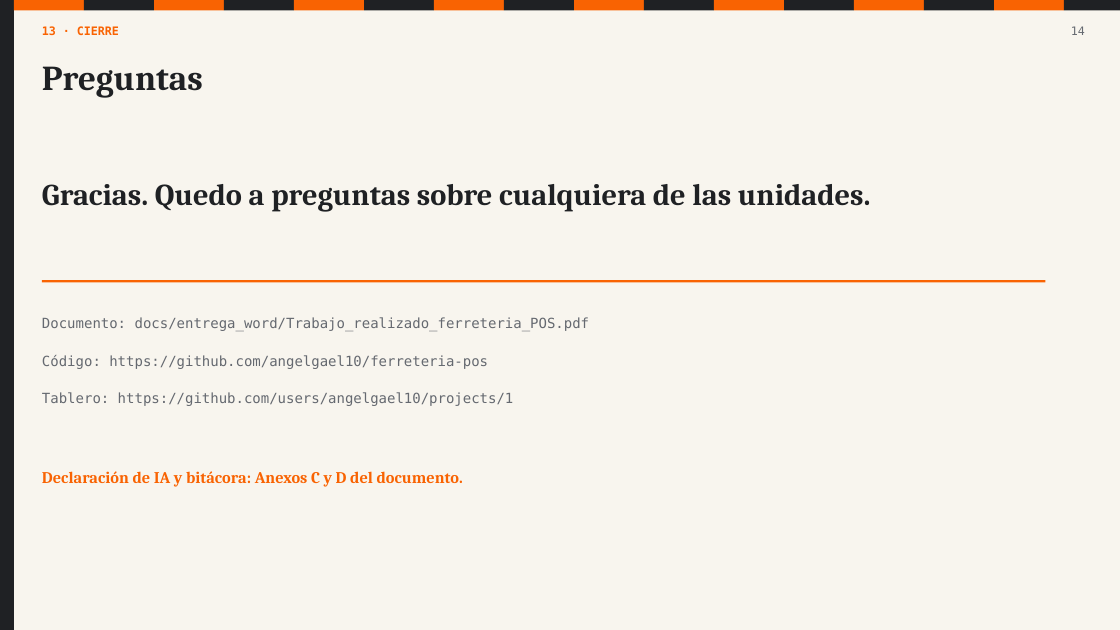
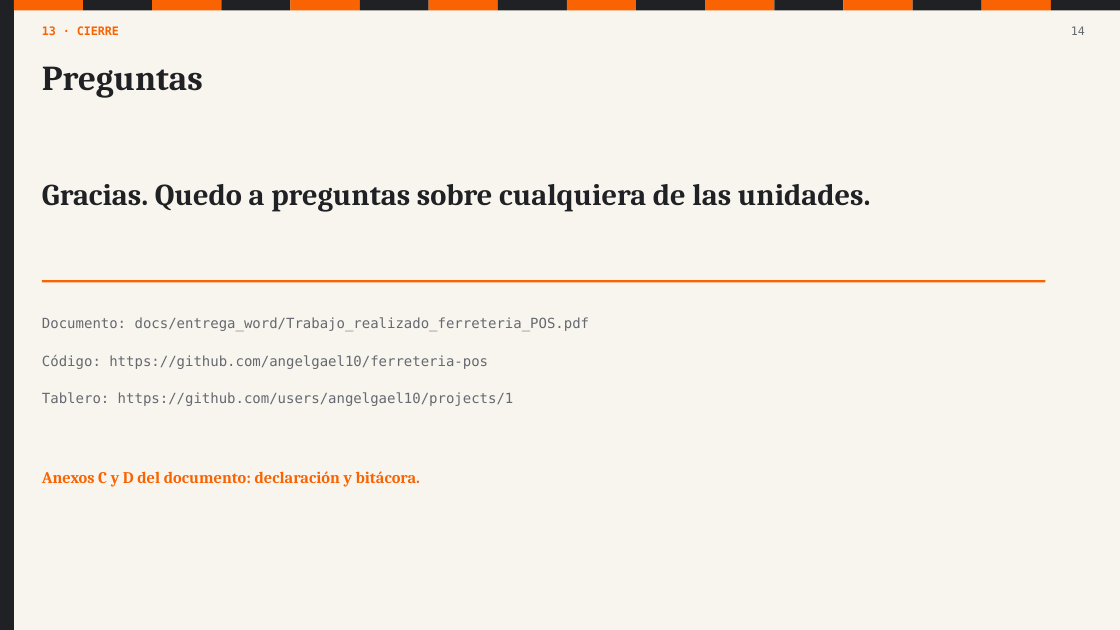
Before and after one commit to angelgael10/ferreteria-pos, a slide deck: slide 14 of docs/presentacion/Defensa_ferreteria_POS.pptx. Drawn at 1120x630 pixels with LibreOffice and Linux fonts; fonts in the diff are those of the drawing. Boxes give left, top, right and bottom in pixels: in the first picture for what was removed or moved away, otherwise in the second. Text is boxed around its words. In the diff, an @@ line names an element or a change of style, - is before the commit and + after.

```diff
--- a/docs/presentacion/Defensa_ferreteria_POS.pptx
+++ b/docs/presentacion/Defensa_ferreteria_POS.pptx
@@ 5 rectangles: place and size @@
-5 rectangles at <box>294,0,644,10</box>
+5 rectangles at <box>291,0,636,10</box>
@@ 6 rectangles: place and size @@
-6 rectangles at <box>644,0,1064,10</box>
+6 rectangles at <box>636,0,1051,10</box>
@@ rectangle: place and size @@
-rectangle at <box>1065,0,1120,10</box>
+rectangle at <box>1051,0,1120,10</box>
@@ text at <box>42,471,420,487</box>: text changed @@
-Declaración de IA y bitácora: Anexos C y D del documento.
+Anexos C y D del documento: declaración y bitácora.
```
Also in this commit, not shown: 13 other slides changed, 3 other files.
